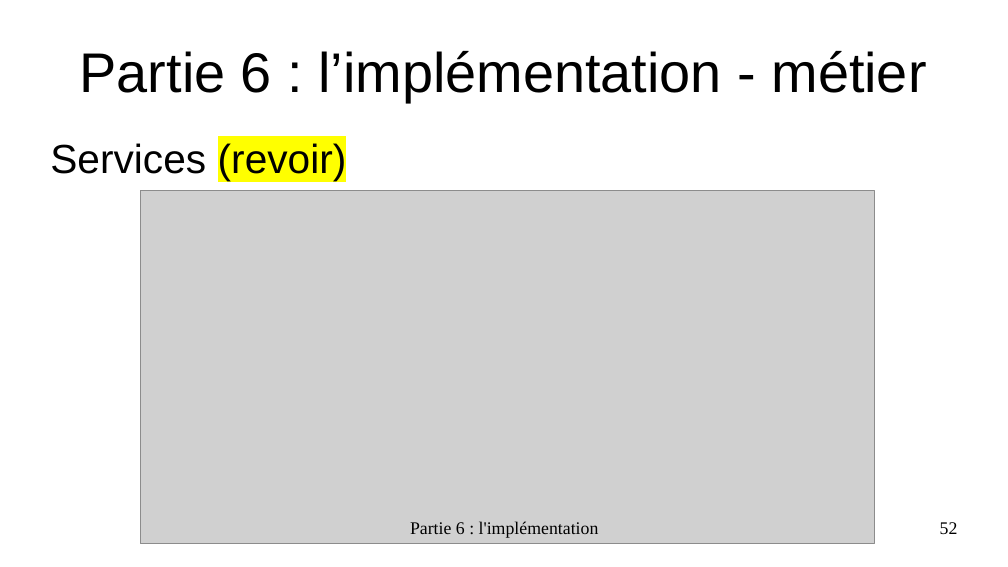
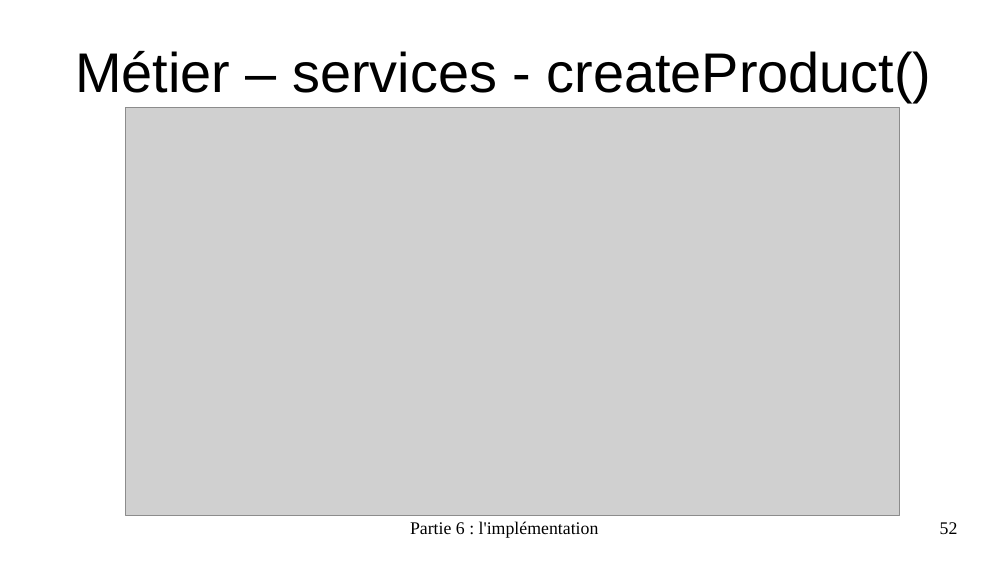
Before and after one commit to EmmaBroudic/Projet-Nooky, a slide deck: slide 52 of doc/Nooky4.odp. Drawn at 1008x567 pixels with LibreOffice and Linux fonts; fonts in the diff are those of the drawing; grey boxes stand for pictures. Boxes give left, top, right and bottom in pixels: in the first picture for what was removed or moved away, otherwise in the second. Text is boxed around its words. In the diff, an @@ line names an element or a change of style, - is before the commit and + after.

```diff
--- a/doc/Nooky4.odp
+++ b/doc/Nooky4.odp
@@ title at (75,51,932,102): text changed @@
-Partie 6 : l’implémentation - métier
+Métier – services - createProduct()
@@ picture: place and size @@
-picture at (141,191,875,544)
+picture at (126,108,900,516)
@@ text removed at (50,141,347,181) @@
-Services (revoir)
```
Also in this commit, not shown: 10 other files.
